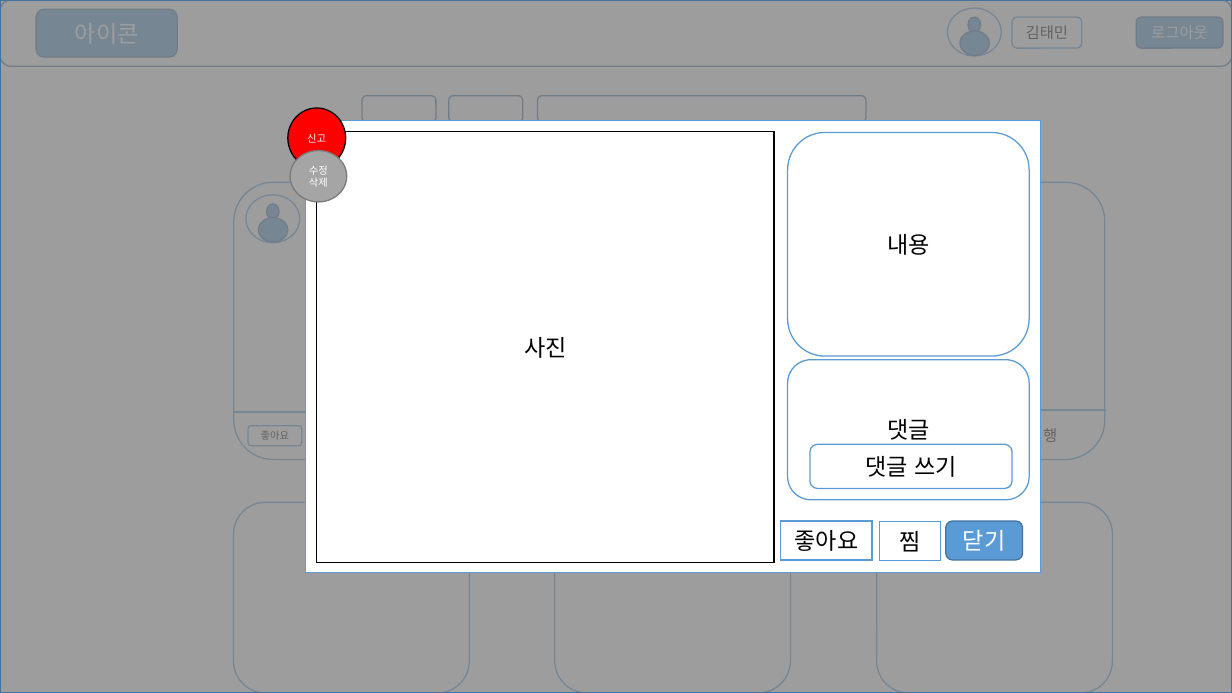
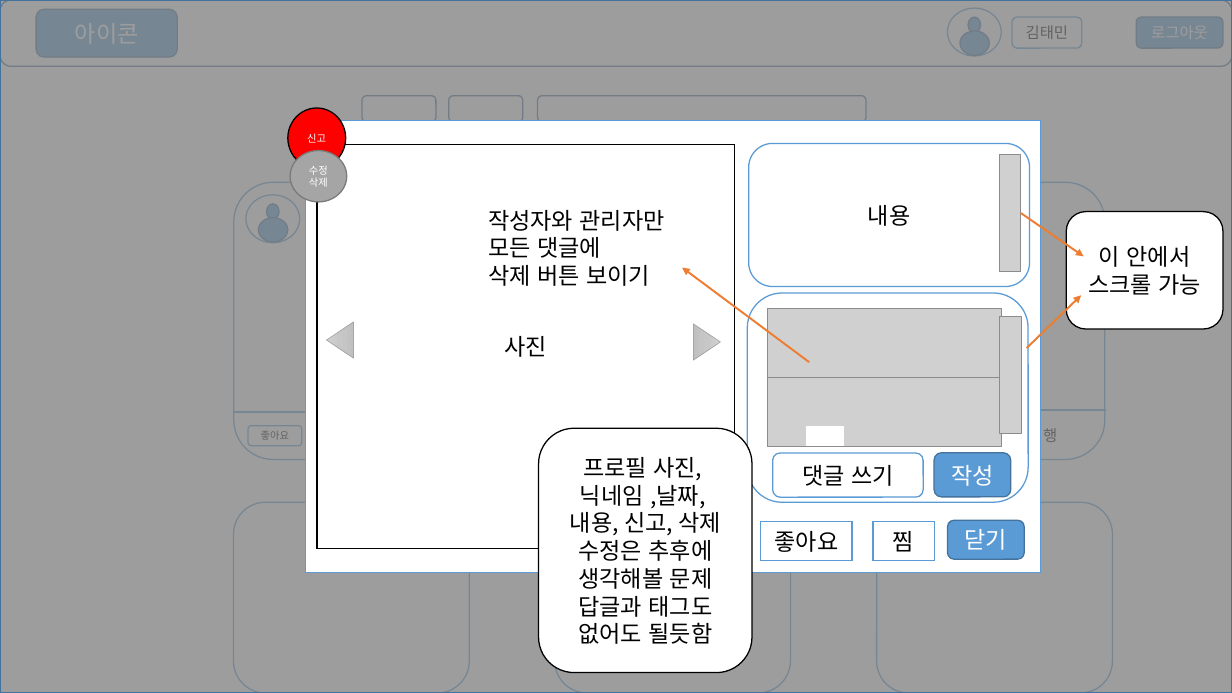
Before and after one commit to tm-kr/Academy-lesson-spring, a slide deck: slide 4 of 프로젝트 UI.pptx (slide 3 before the commit). Drawn at 1232x693 pixels with LibreOffice and Linux fonts; fonts in the diff are those of the drawing; grey boxes stand for pictures. Boxes give left, top, right and bottom in pixels: in the first picture for what was removed or moved away, otherwise in the second. Text is boxed around its words. In the diff, an @@ line names an element or a change of style, - is before the commit and + after.

Commit message:
[ STUDY ] 프로젝트 UI 구현 5

```diff
--- a/프로젝트 UI.pptx
+++ b/프로젝트 UI.pptx
@@ rectangle "사진" resized from (x1=317, y1=131, x2=775, y2=563) to (x1=317, y1=144, x2=735, y2=548) @@
@@ rounded rectangle "내용" resized from (x1=787, y1=132, x2=1029, y2=356) to (x1=749, y1=143, x2=1030, y2=287) @@
@@ picture added at (x1=999, y1=154, x2=1021, y2=272) @@
@@ text added at (x1=488, y1=210, x2=665, y2=286), 18 pt, text #000000 @@
+작성자와 관리자만
+모든 댓글에
+삭제 버튼 보이기
@@ arrow added from (1021, 213) to (1084, 256), #ED7D31 1.5 pt @@
@@ rounded rectangle added at (x1=1067, y1=212, x2=1224, y2=329), fill #FFFFFF, outline #000000 1 pt, 18 pt, text #000000 @@
+이 안에서 스크롤 가능
@@ arrow added from (810, 362) to (682, 268), #ED7D31 1.5 pt @@
@@ rounded rectangle resized from (x1=787, y1=360, x2=1029, y2=500) to (x1=748, y1=293, x2=1029, y2=503) @@
@@ arrow added from (1027, 348) to (1081, 296), #ED7D31 1.5 pt @@
@@ triangle added at (x1=326, y1=322, x2=353, y2=358), fill gradient #D2D2D2 to #C8C8C8 to #C0C0C0, outline #A5A5A5 0.5 pt @@
@@ triangle added at (x1=694, y1=324, x2=721, y2=360), fill gradient #D2D2D2 to #C8C8C8 to #C0C0C0, outline #A5A5A5 0.5 pt @@
@@ picture added at (x1=767, y1=309, x2=1001, y2=378) @@
@@ picture added at (x1=1000, y1=316, x2=1022, y2=433) @@
@@ picture added at (x1=768, y1=377, x2=1002, y2=446) @@
@@ text in rounded rectangle at (x1=887, y1=419, x2=930, y2=444): text removed @@
-댓글
@@ rounded rectangle added at (x1=539, y1=428, x2=752, y2=672), fill #FFFFFF, outline #000000 1 pt, 18 pt, text #000000 @@
+프로필 사진,
+닉네임 ,날짜,
+내용, 신고, 삭제
+수정은 추후에 생각해볼 문제
+답글과 태그도 없어도 될듯함
@@ rectangle added at (x1=807, y1=427, x2=844, y2=446), fill #FFFFFF, outline #FFFFFF 1 pt @@
@@ rounded rectangle "댓글 쓰기" resized from (x1=811, y1=445, x2=1013, y2=489) to (x1=773, y1=453, x2=923, y2=497) @@
@@ rounded rectangle added at (x1=934, y1=453, x2=1011, y2=497), fill #5B9BD5, outline #43739E 1 pt, 18 pt, text #FFFFFF @@
+작성
@@ rectangle "좋아요" moved from (x1=781, y1=521, x2=872, y2=560) to (x1=761, y1=522, x2=852, y2=561) @@
@@ rectangle "찜" moved from (x1=880, y1=522, x2=941, y2=561) to (x1=873, y1=522, x2=934, y2=561) @@
```
Also in this commit, not shown: 5 other slides changed, 6 slides added.
